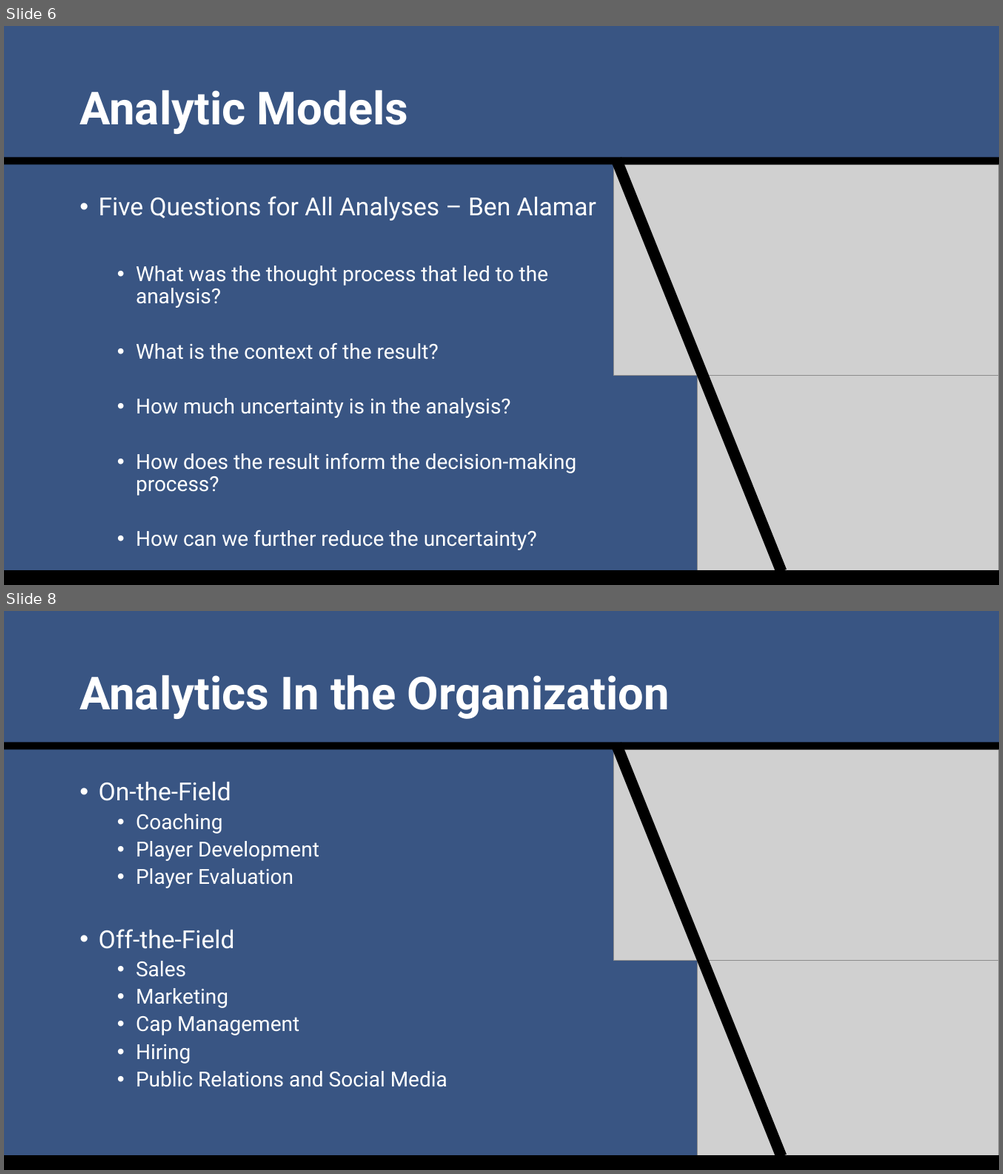
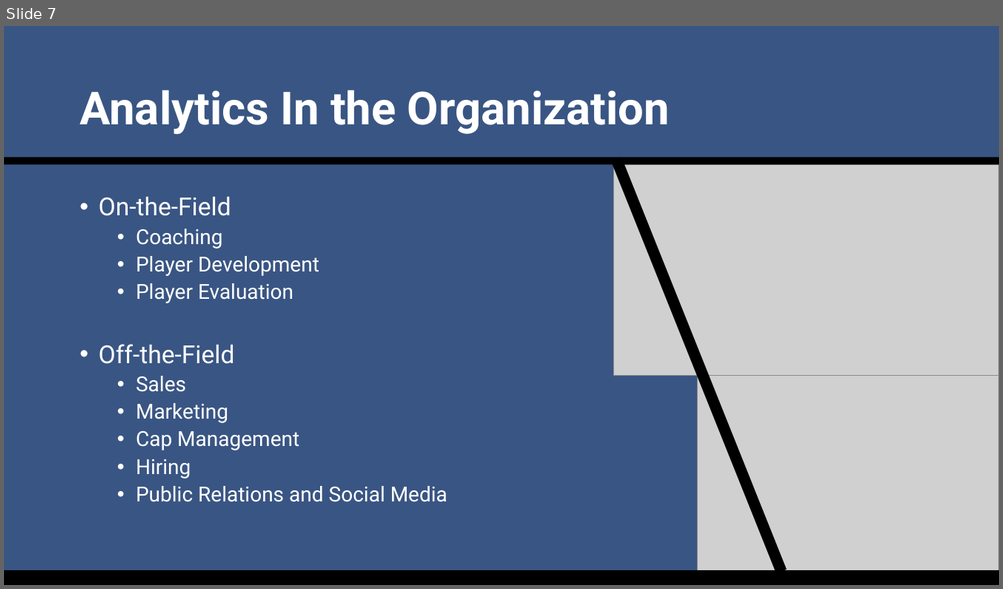
Before and after one commit to SuperMarioGiacomazzo/STOR390_WEBSITE, a slide deck: Slides/Sports Analytics 3/Sports_Analytics_3_Lecture.pptx. Shown one above the other, each under a label of ours: slides 6 and 8 before the commit, slide 7 after it; the slides between them are not shown. The pictures are 1003x1174 and 1003x589 pixels, drawn with LibreOffice and Linux fonts; fonts in the diff are those of the drawing; grey boxes stand for pictures. Boxes give left, top, right and bottom in pixels: in the first picture for what was removed or moved away, otherwise in the second. Text is boxed around its words. In the diff, an @@ line names an element or a change of style, - is before the commit and + after.

```diff
--- a/Slides/Sports Analytics 3/Sports_Analytics_3_Lecture.pptx
+++ b/Slides/Sports Analytics 3/Sports_Analytics_3_Lecture.pptx
@@ slide 6 removed at (4, 26, 999, 585), background #395583 @@
@@ title removed at (79, 90, 409, 134) @@
-Analytic Models
@@ rectangle removed at (4, 157, 999, 165) @@
@@ rectangle removed at (611, 157, 786, 574) @@
@@ picture removed at (614, 165, 999, 376) @@
@@ text removed at (99, 196, 596, 551) @@
-• Five Questions for All Analyses – Ben Alamar
-  • What was the thought process that led to the analysis?
-  • What is the context of the result?
-  • How much uncertainty is in the analysis?
-  • How does the result inform the decision-making process?
-  • How can we further reduce the uncertainty?
@@ picture removed at (697, 375, 999, 585) @@
@@ rectangle removed at (4, 571, 999, 585) @@
@@ what was slide 8 is now slide 7 @@
```
Also in this commit, not shown: 1 slide changed, 2 slides added, 6 other slides removed, 3 other files.
